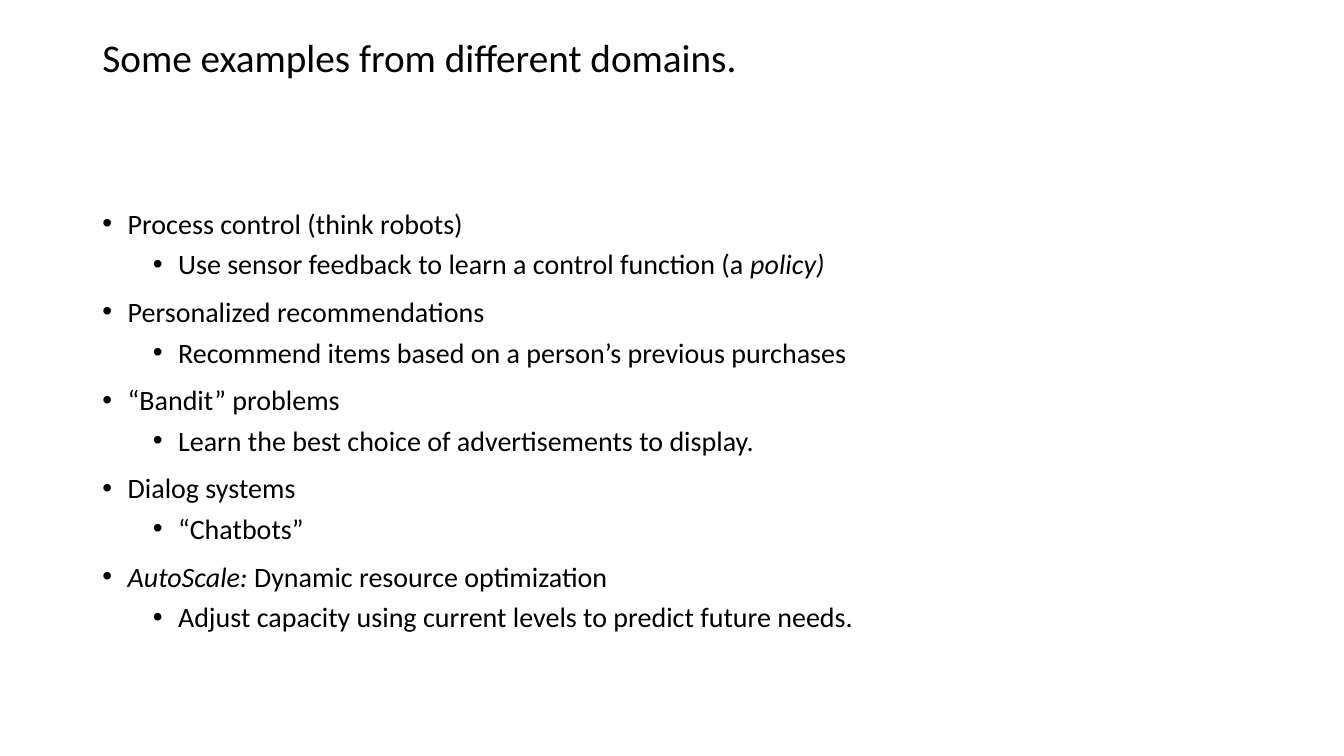
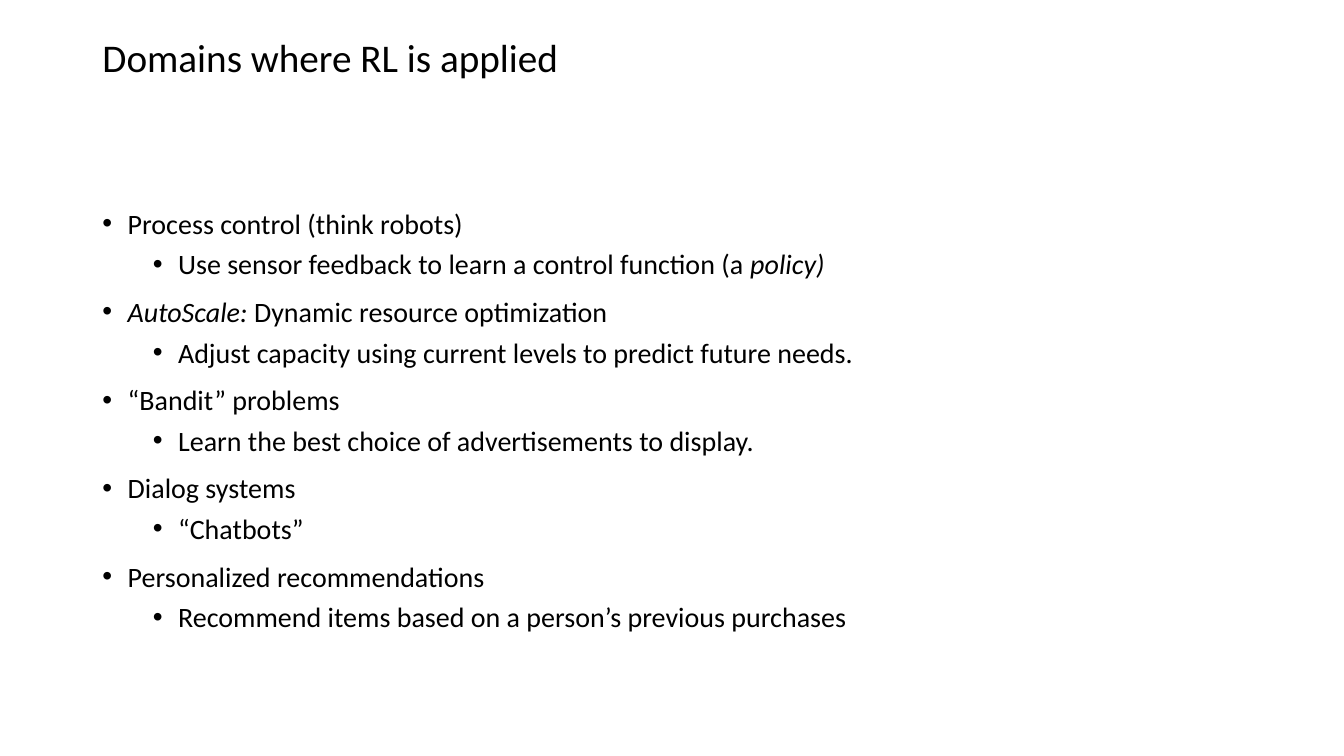
Before and after one commit to microsoft/ICSE2019, a slide deck: slide 4 of Rlearning/RL_ICSE.pptx (slide 5 before the commit). Drawn at 1344x756 pixels with LibreOffice and Linux fonts; fonts in the diff are those of the drawing. Boxes give left, top, right and bottom in pixels: in the first picture for what was removed or moved away, otherwise in the second. Text is boxed around its words. In the diff, an @@ line names an element or a change of style, - is before the commit and + after.

```diff
--- a/Rlearning/RL_ICSE.pptx
+++ b/Rlearning/RL_ICSE.pptx
@@ title at [102,44,558,79]: text changed @@
-Some examples from different domains.
+Domains where RL is applied
@@ text at [128,302,852,368]: text changed @@
-• Personalized recommendations
-  • Recommend items based on a person’s previous purchases
+• AutoScale: Dynamic resource optimization
+  • Adjust capacity using current levels to predict future needs.
@@ text at [128,567,846,632]: text changed @@
-• AutoScale: Dynamic resource optimization
-  • Adjust capacity using current levels to predict future needs.
+• Personalized recommendations
+  • Recommend items based on a person’s previous purchases
```
Also in this commit, not shown: 8 other slides changed, 5 slides added.
